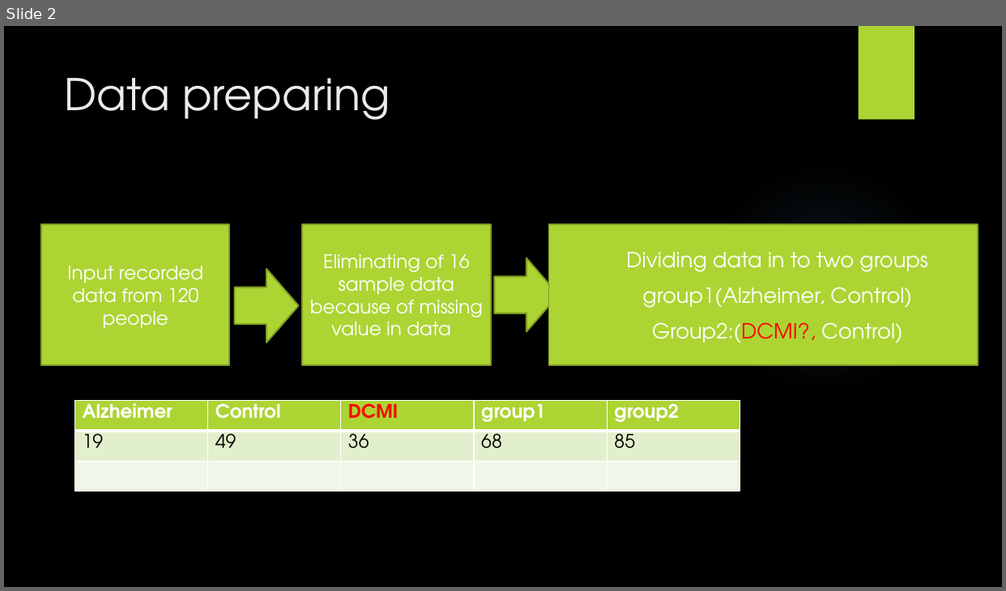
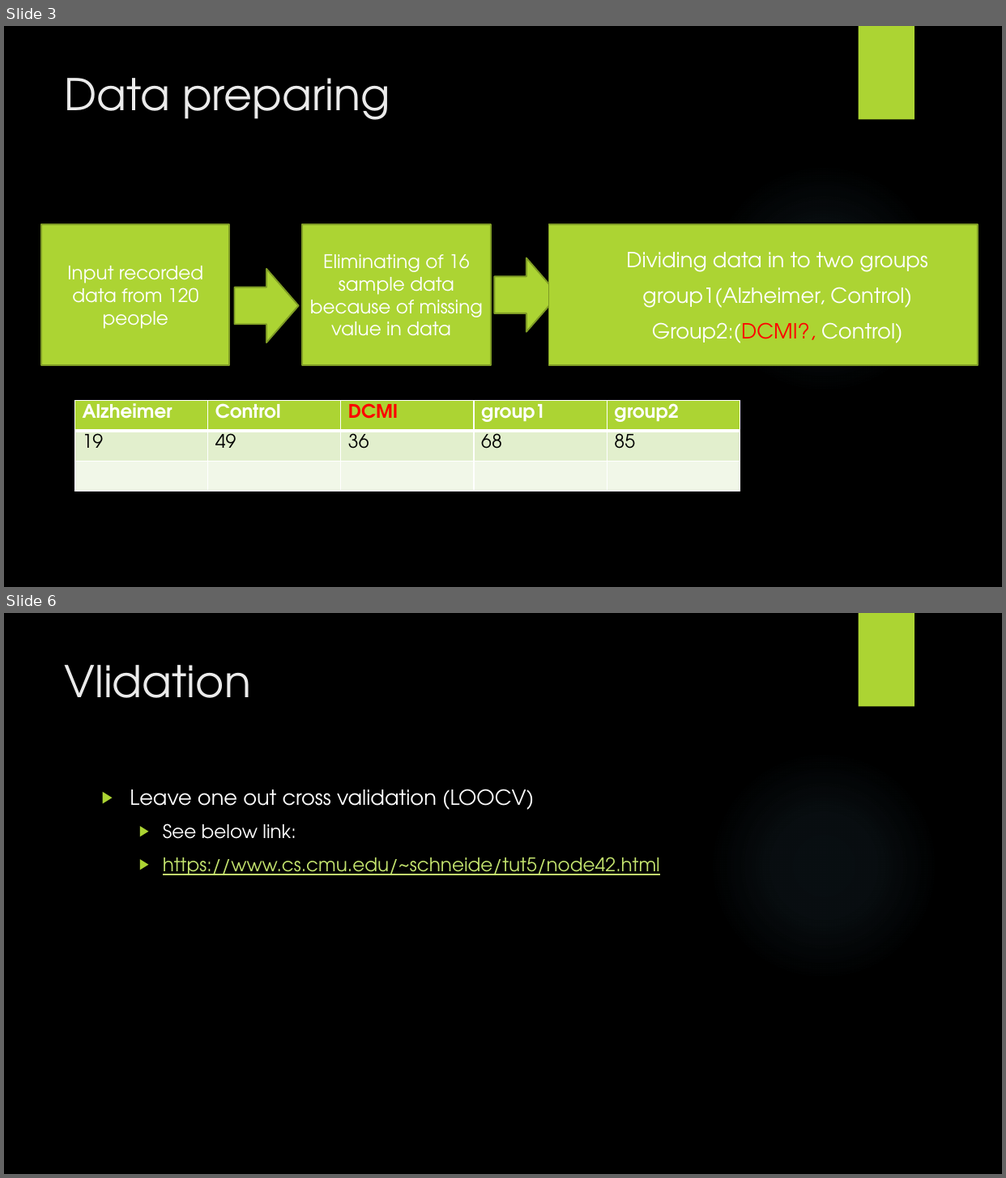
Before and after one commit to aminkhod/Eye_tracking-Neuroscience, a slide deck: Eye track Analysis Diagram.pptx. Shown one above the other, each under a label of ours: slide 2 before the commit, slides 3 and 6 after it; the slides between them are not shown. The pictures are 1006x591 and 1006x1178 pixels, drawn with LibreOffice and Linux fonts; fonts in the diff are those of the drawing; background and template pictures are left out. Boxes give left, top, right and bottom in pixels: in the first picture for what was removed or moved away, otherwise in the second. Text is boxed around its words. In the diff, an @@ line names an element or a change of style, - is before the commit and + after.

```diff
--- a/Eye track Analysis Diagram.pptx
+++ b/Eye track Analysis Diagram.pptx
@@ slide 6 added at box(4, 613, 1002, 1174), background picture (left out); not listed: 2 template elements that a slide beside it also shows @@
@@ title added at box(65, 665, 251, 698), 42 pt, text #EBEBEB @@
+Vlidation
@@ text added at box(130, 789, 660, 875), 18 pt, text #C4E46E, underline @@
+▶ Leave one out cross validation (LOOCV)
+  ▶ See below link:
+  ▶ https://www.cs.cmu.edu/~schneide/tut5/node42.html
@@ what was slide 2 is now slide 3 @@
```
Also in this commit, not shown: 6 other slides added.
